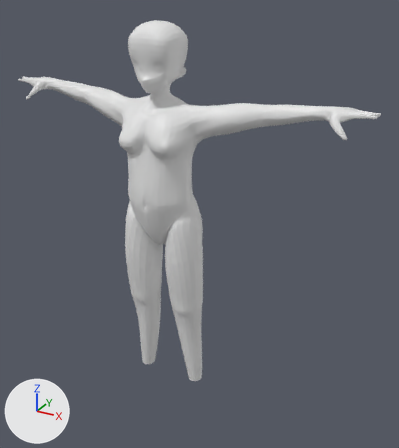
The Blender file 문서/2021182007_김지호/레퍼런스/태스트.blend as it was, and as the next commit left it.
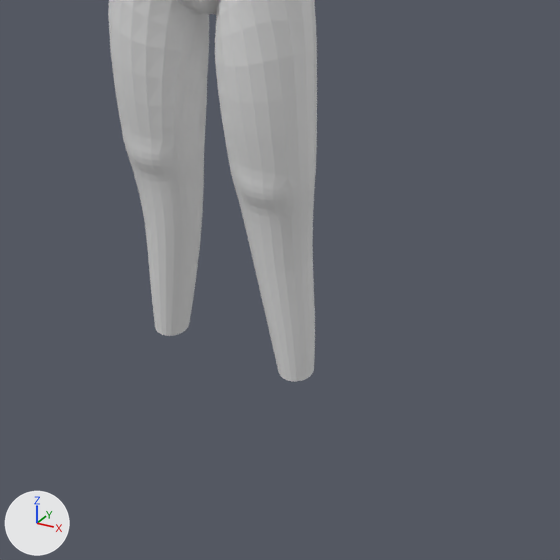
There are two pictures of each version: one whole from a camera (50 mm lens) standing at (2.32, -3.6, 1.77) and looking at (0.25, 0.15, -0.11), one close up on the part from 21% to 74% of the width and 53% to 100% of the height. The lights are fixed; the arrows at lower left show +X, +Y and +Z.
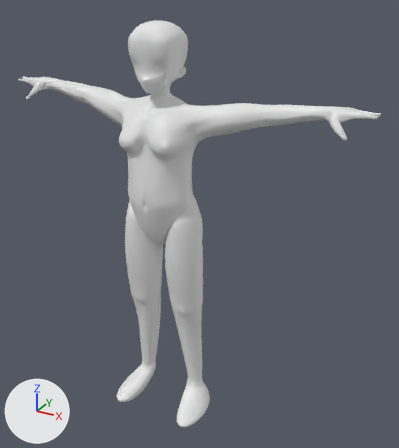
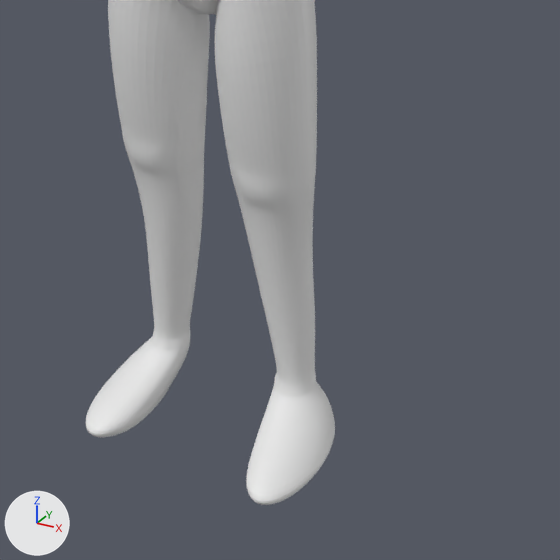
What differs and where, as boxes (x1, y1, x2, y2) in the close-ups (560 x 560 px):
```json
{"object": "Cube", "change": "reshaped", "before": [108, 0, 317, 382], "after": [85, 0, 335, 505]}
{"part": 1, "of": "me_cube_001", "change": "added", "after": [85, 318, 335, 505]}
```

Edits to the scene script, one JSON object a line:
```json
{"block": "me_cube_001", "where": "# used by ob_cube; location = (0.0, 0.0, 1.358); scale = (0.591, 0.591, 0.591)"}
{"op": "remove", "block": "me_cube_001", "code": "me_cube_001.from_pydata(...)  # 849 vertices, 826 faces; spans x 0.0..2.74, y -0.49..0.49, z -5.08..0.27"}
{"op": "add", "block": "me_cube_001", "code": "me_cube_001.from_pydata(...)  # 933 vertices, 911 faces; spans x 0.0..2.74, y -0.61..0.49, z -5.54..0.27"}
{"block": "me_cube_001", "change": "me_cube_001 part 1"}
{"block": "me_cube_001", "change": "78 vertices are added at x 0.32..0.77, y -0.61..0.28, z -5.54..-5.11"}
{"block": "me_cube_001", "change": "6 new vertices lie (0.0, 0.01, 0.04) away from vertices in x 0.32..0.56, y -0.05..0.14, z -5.19..-5.15"}
{"block": "me_cube_001", "change": "85 new faces join them"}
```
